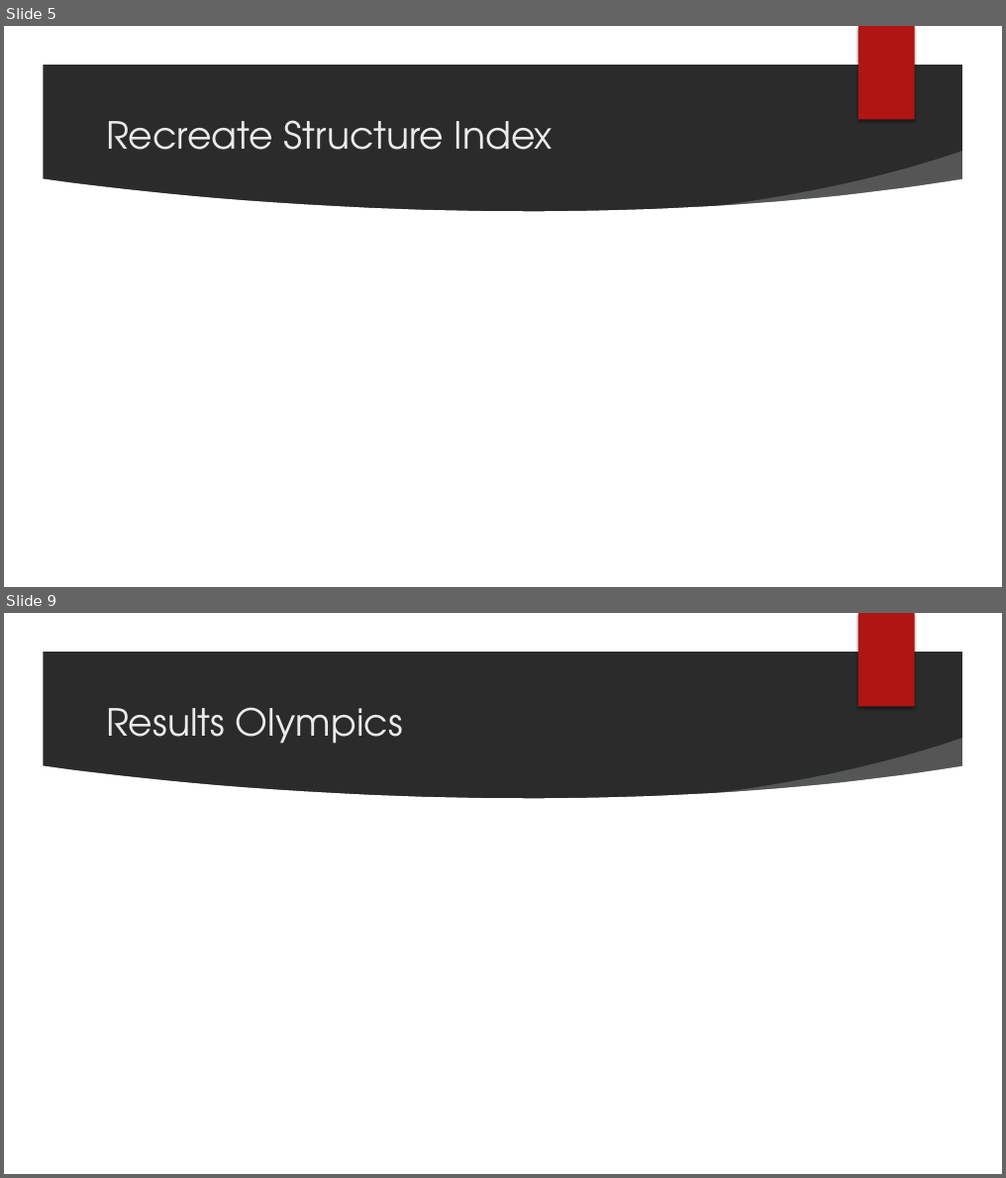
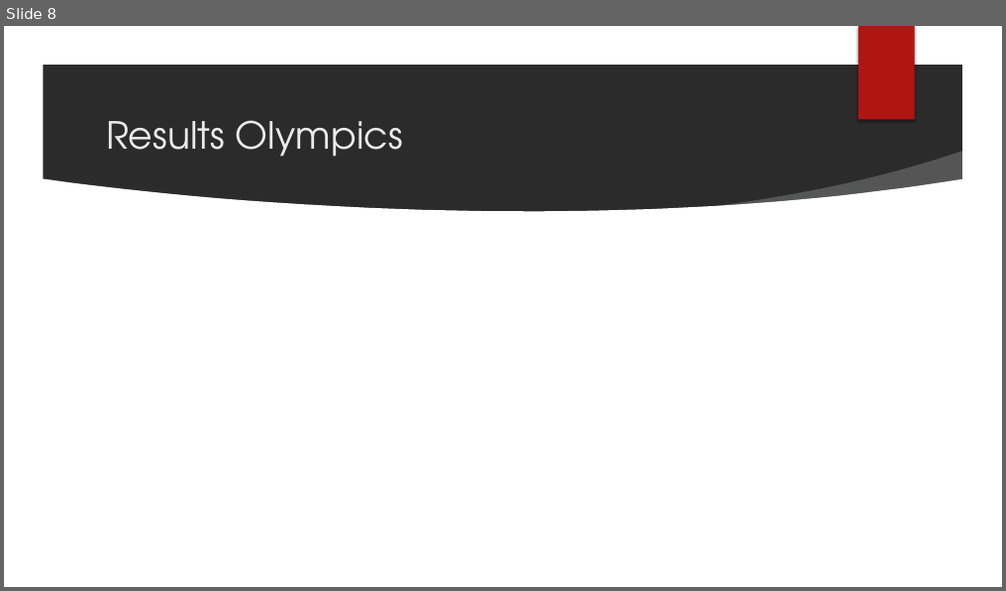
Before and after one commit to TK5-Tim/Big-Data-Cup, a slide deck: 2022/whkyhac2022/pres-whkyhac.pptx. Shown one above the other, each under a label of ours: slides 5 and 9 before the commit, slide 8 after it; the slides between them are not shown. The pictures are 1006x1178 and 1006x591 pixels, drawn with LibreOffice and Linux fonts; fonts in the diff are those of the drawing; background and template pictures are left out; a plain dark background stands for a picture behind light text. Boxes give left, top, right and bottom in pixels: in the first picture for what was removed or moved away, otherwise in the second. Text is boxed around its words. In the diff, an @@ line names an element or a change of style, - is before the commit and + after.

```diff
--- a/2022/whkyhac2022/pres-whkyhac.pptx
+++ b/2022/whkyhac2022/pres-whkyhac.pptx
@@ slide 5 removed at <box>4,26,1002,587</box>, background picture (left out); not listed: 7 template elements that a slide beside it also shows @@
@@ title removed at <box>106,120,552,150</box> @@
-Recreate Structure Index
@@ what was slide 9 is now slide 8 @@
```
Also in this commit, not shown: 4 slides changed, 1 slide added, 1 other slide removed.
